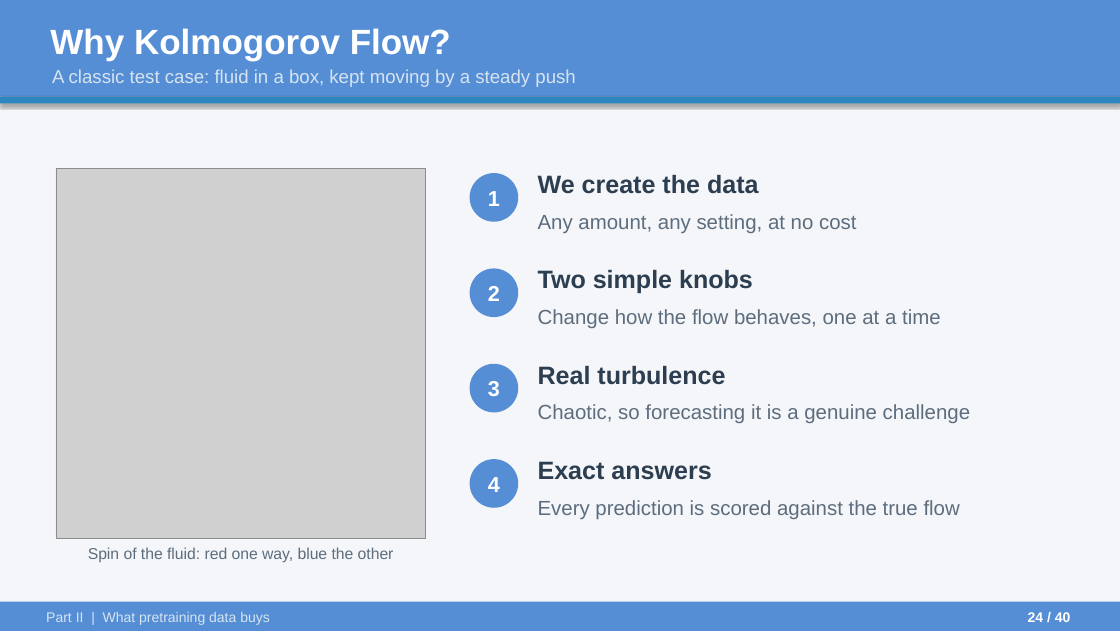
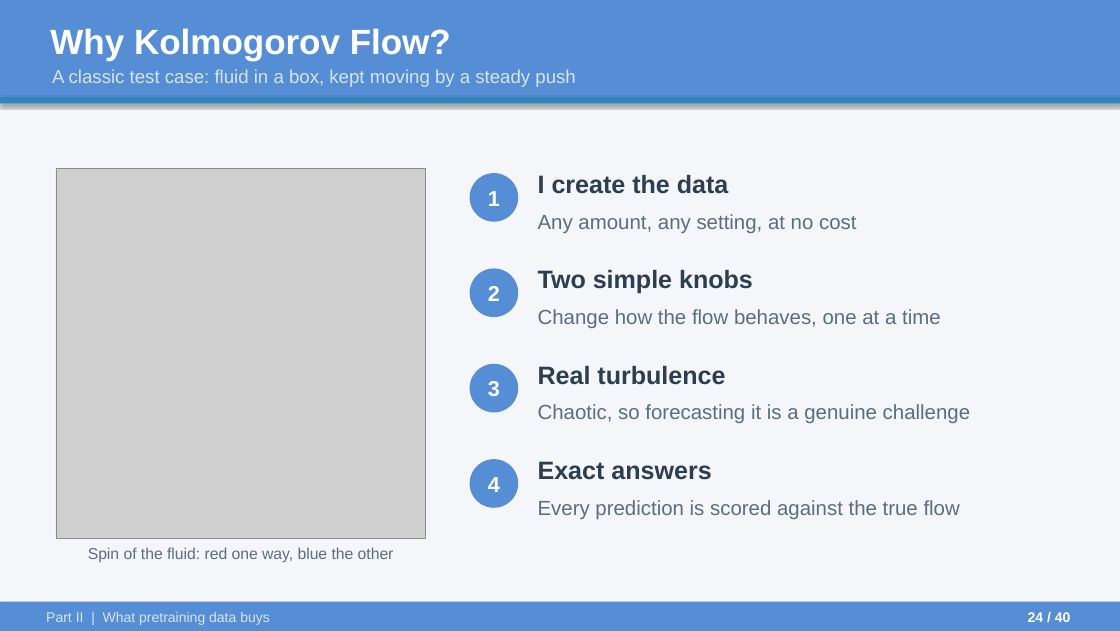
Before and after one commit to ARYAMANN7279/aurora-from-scratch-jax, a slide deck: slide 24 of UGP_Final/UGP_Final_Presentation.pptx. Drawn at 1120x631 pixels with LibreOffice and Linux fonts; fonts in the diff are those of the drawing; grey boxes stand for pictures. Boxes give left, top, right and bottom in pixels: in the first picture for what was removed or moved away, otherwise in the second. Text is boxed around its words. In the diff, an @@ line names an element or a change of style, - is before the commit and + after.

```diff
--- a/UGP_Final/UGP_Final_Presentation.pptx
+++ b/UGP_Final/UGP_Final_Presentation.pptx
@@ text at [538, 175, 729, 194]: text changed @@
-We create the data
+I create the data
```
Also in this commit, not shown: 19 other slides changed, 2 other files.
